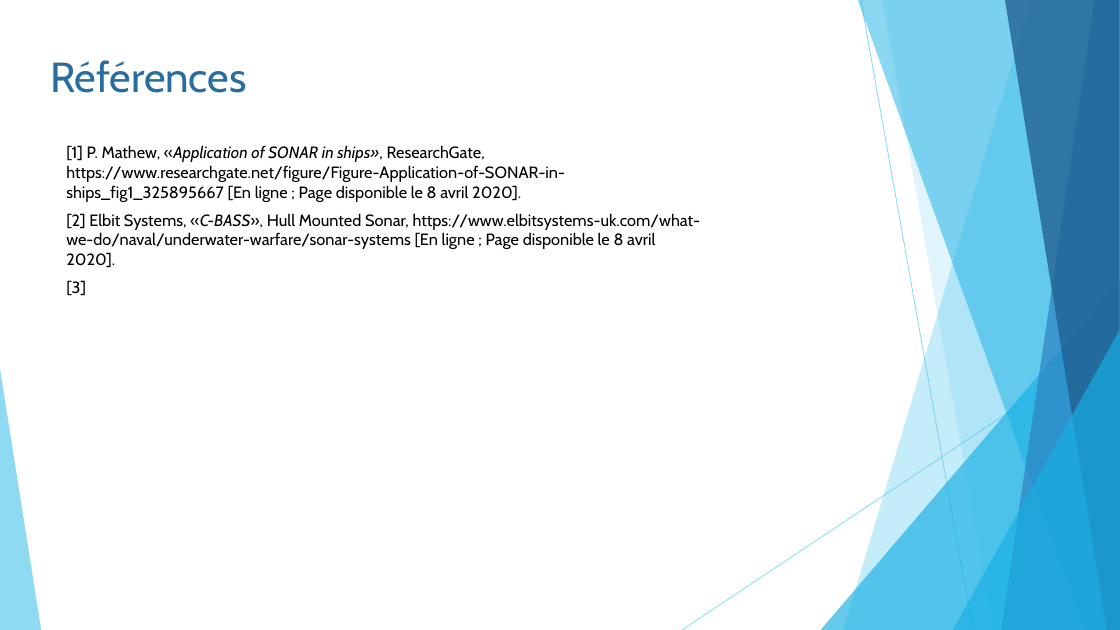
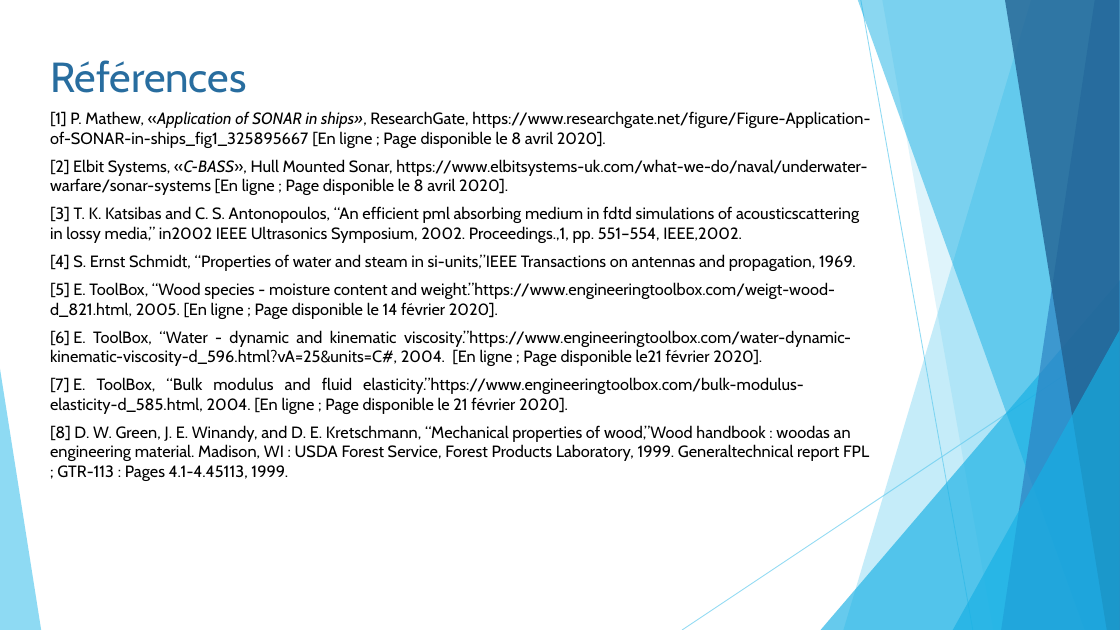
Before and after one commit to pierreluc-plt/ProjetSimulation, a slide deck: slide 20 of Oral/Présentation_Eq11.pptx. Drawn at 1120x630 pixels with LibreOffice and Linux fonts; fonts in the diff are those of the drawing. Boxes give left, top, right and bottom in pixels: in the first picture for what was removed or moved away, otherwise in the second. Text is boxed around its words. In the diff, an @@ line names an element or a change of style, - is before the commit and + after.

```diff
--- a/Oral/Présentation_Eq11.pptx
+++ b/Oral/Présentation_Eq11.pptx
@@ text "[1] P. Mathew, «Application of ...": place and size @@
-text "[1] P. Mathew, «Application of ..." at (66,145,700,296)
+text "[1] P. Mathew, «Application of ..." at (50,111,870,481)
@@ text at (50,206,869,481): text changed @@
-[3]
+[3] T. K. Katsibas and C. S. Antonopoulos, “An efficient pml absorbing medium in fdtd simulations of acousticscattering in lossy media,” in2002 IEEE Ultrasonics Symposium, 2002. Proceedings.,1, pp. 551–554, IEEE,2002.
+[4] S. Ernst Schmidt, “Properties of water and steam in si-units,”IEEE Transactions on antennas and propagation, 1969.
+[5] E. ToolBox, “Wood species - moisture content and weight.”https://www.engineeringtoolbox.com/weigt-wood-d_821.html, 2005. [En ligne ; Page disponible le 14 février 2020].
+[6] E. ToolBox, “Water - dynamic and kinematic viscosity.”https://www.engineeringtoolbox.com/water-dynamic-kinematic-viscosity-d_596.html?vA=25&units=C#, 2004. [En ligne ; Page disponible le21 février 2020].
+[7] E. ToolBox, “Bulk modulus and fluid elasticity.”https://www.engineeringtoolbox.com/bulk-modulus-elasticity-d_585.html, 2004. [En ligne ; Page disponible le 21 février 2020].
+[8] D. W. Green, J. E. Winandy, and D. E. Kretschmann, “Mechanical properties of wood,”Wood handbook : woodas an engineering material. Madison, WI : USDA Forest Service, Forest Products Laboratory, 1999. Generaltechnical report FPL ; GTR-113 : Pages 4.1-4.45113, 1999.
```
Also in this commit, not shown: 4 other slides changed.
